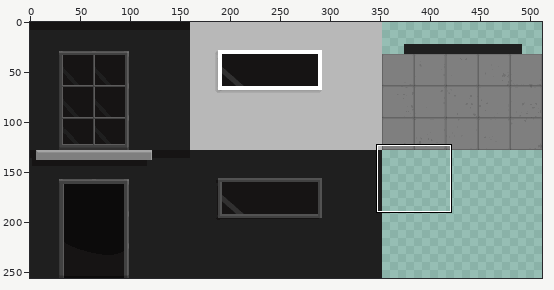
Two versions of one sprite sheet, maps/erba_outdoor_buildings.png. Above: a wide view before the commit, with the close-up outlined.
Close-up. Old version:
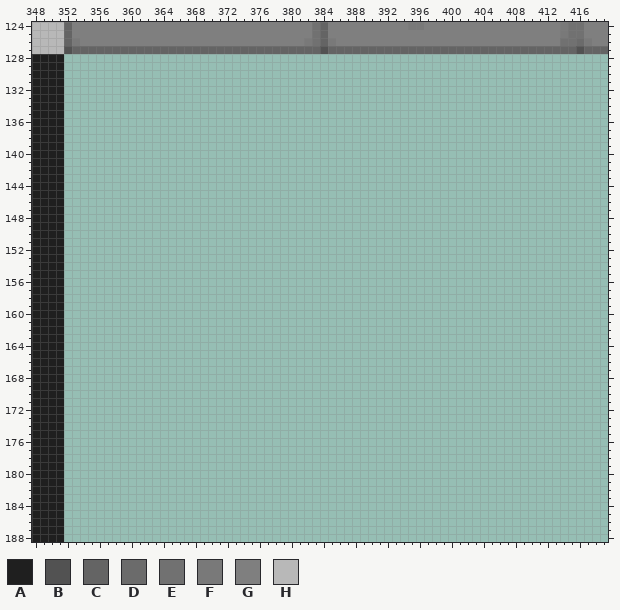
The file is 512x256 pixels. Pixels under 10% opacity are left out. Colours within 5 levels of each other are drawn and written as one. Shown: x 348..419, y 124..188.
Palette (. is transparent): A #1f1f1f  B #525252  C #646464  D #6b6b6b  E #717171  F #797979  G #7f7f7f  H #b8b8b8
Pixels before (only the part around the change), first column x 348:
124 HHHHCGGGGGGGGGGGGGGGGGGGGGGGGGGGGGGECGGGGGGGGGGFFGGGGGGGGGGGGGGGGGFEEGGG
125 HHHHCGGGGGGGGGGGGGGGGGGGGGGGGGGGGGGECGGGGGGGGGGGGGGGGGGGGGGGGGGGGGFEEGGG
126 HHHHCFGGGGGGGGGGGGGGGGGGGGGGGGGGGGFECFGGGGGGGGGGGGGGGGGGGGGGGGGGGGEEDFGG
127 HHHHBCCCCCCCCCCCCCCCCCCCCCCCCCCCCCCCBCCCCCCCCCCCCCCCCCCCCCCCCCCCCCCCBCCC
128 AAAA....................................................................
129 AAAA....................................................................
130 AAAA....................................................................
131 AAAA....................................................................
132 AAAA....................................................................
133 AAAA....................................................................
134 AAAA....................................................................
135 AAAA....................................................................
136 AAAA....................................................................
137 AAAA....................................................................
138 AAAA....................................................................
139 AAAA....................................................................
140 AAAA....................................................................
141 AAAA....................................................................
142 AAAA....................................................................
143 AAAA....................................................................
144 AAAA....................................................................
145 AAAA....................................................................
146 AAAA....................................................................
147 AAAA....................................................................
148 AAAA....................................................................
149 AAAA....................................................................
150 AAAA....................................................................
151 AAAA....................................................................
152 AAAA....................................................................
153 AAAA....................................................................
154 AAAA....................................................................
155 AAAA....................................................................
156 AAAA....................................................................
157 AAAA....................................................................
158 AAAA....................................................................
159 AAAA....................................................................
160 AAAA....................................................................
161 AAAA....................................................................
162 AAAA....................................................................
163 AAAA....................................................................
164 AAAA....................................................................
165 AAAA....................................................................
166 AAAA....................................................................
167 AAAA....................................................................
168 AAAA....................................................................
169 AAAA....................................................................
170 AAAA....................................................................
171 AAAA....................................................................
172 AAAA....................................................................
173 AAAA....................................................................
174 AAAA....................................................................
175 AAAA....................................................................
176 AAAA....................................................................
177 AAAA....................................................................
178 AAAA....................................................................
179 AAAA....................................................................
180 AAAA....................................................................
181 AAAA....................................................................
182 AAAA....................................................................
183 AAAA....................................................................
184 AAAA....................................................................
185 AAAA....................................................................
186 AAAA....................................................................
187 AAAA....................................................................
188 AAAA....................................................................
The same view after the edit:
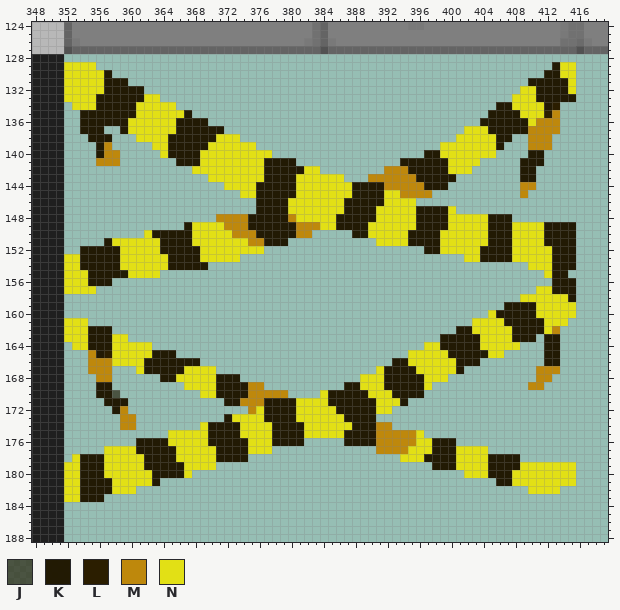
Colours new in this view: J #201700a2  K #201700fa  L #2b1e00  M #bf8709fa  N #e2e015
Change:
y 129: x 352..355 .... -> NNNN; x 413..415 ... -> KNN
y 130: x 352..357 ...... -> NNNNNK; x 412..415 .... -> KKNN
y 131: x 352..359 ........ -> NNNNNKKK; x 410..415 ...... -> KKKKKN
y 132: x 352..361 .......... -> NNNNNKKKKK; x 409..415 ....... -> NNKKKKN
y 133: x 352..363 ............ -> NNNNKKKKKKNN; x 408..415 ........ -> NNNKKKKK
y 134: x 353..365 ............. -> NNNKKKKKNNNNN; x 406..413 ........ -> KKNNNNKL
y 135: x 354..367 .............. -> KKKKKKKNNNNNNK; x 405..413 ......... -> KKKKNNNLM
y 136: x 354..369 ................ -> KKKKKKNNNNNNKKKK; x 404..413 .......... -> KKKKKKNMMM
y 137: x 354..356 ... -> KKK; x 359..371 ............. -> KNNNNNNKKKKKK; x 402..413 ............ -> NNNKKKKKMMMM
y 138: x 355..357 ... -> KKK; x 361..373 ............. -> NNNNKKKKKKNNN; x 401..407 ....... -> NNNNNKK; x 410..412 ... -> MMM
y 139: x 356..357 .. -> KM; x 363..375 ............. -> NNKKKKKNNNNNN; x 399..406 ........ -> NNNNNNNK; x 410..412 ... -> MMM
y 140: x 356..358 ... -> KMM; x 364..377 .............. -> NKKKKNNNNNNNNN; x 397..405 ......... -> KKNNNNNNN; x 410..411 .. -> KK
y 141: x 356..358 ... -> MMM; x 366..380 ............... -> KKKNNNNNNNNKKKK; x 394..403 .......... -> KKKKKKNNNN; x 409..411 ... -> KKK
y 142: x 368..383 ................ -> NNNNNNNNNKKKKKNN; x 392..402 ........... -> MMMKKKKKNNN; x 409..410 .. -> KK
y 143: x 370..386 ................. -> NNNNNNNKKKKNNNNNN; x 390..400 ........... -> MMMMMMKKKKK; x 409..410 .. -> KK
y 144: x 372..399 ............................ -> NNNNKKKKKNNNNNNNKKKKMMMMMKKK; x 409..410 .. -> MM
y 145: x 374..397 ........................ -> NNKKKKKNNNNNNNKKKKNNMMMM; x 409 . -> M
y 146: x 376..395 .................... -> KKKKNNNNNNNKKKKKNNNN
y 147: x 376..400 ......................... -> KKKKNNNNNNNKKKKNNNNNKKKKN
y 148: x 371..407 ..................................... -> MMMMKKKKKMNNNNNKKKKKNNNNNKKKKNNNNNKKK
y 149: x 367..415 ................................................. -> KNNNNMMMKKKKKKMMMNNKKKKNNNNNNKKKKNNNNNKKKNNNNKKKK
y 150: x 362..382 ..................... -> NKKKKKNNNNNMMMKKKKKMM; x 388..415 ............................ -> KKNNNNNKKKKNNNNNNKKKNNNNKKKK
y 151: x 357..379 ....................... -> KNNNNNNKKKKNNNNNNNMMKKK; x 391..415 ......................... -> NNNNKKKKNNNNNNKKKNNNNKKKK
y 152: x 354..376 ....................... -> KKKKKNNNNNKKKKKNNNNNNNN; x 397..415 ................... -> KKNNNNNKKKKNNNNNKKK
y 153: x 352..373 ...................... -> NNKKKKKNNNNNNKKKKNNNNN; x 402..415 .............. -> NNKKKKNNNNNKKK
y 154: x 352..369 .................. -> NNKKKKKNNNNNNKKKKK; x 410..415 ...... -> NNNKKK
y 155: x 352..363 ............ -> NNNKKKKKNNNN; x 412..414 ... -> NKK
y 156: x 352..357 ...... -> NNNKKK; x 413..415 ... -> KKK
y 157: x 352..355 .... -> NNNN; x 411..415 ..... -> NNKKK
y 158: x 409..415 ....... -> NNNNNNK
y 159: x 407..415 ......... -> KKKKNNNNN
y 160: x 405..415 ........... -> NKKKKKNNNNN
y 161: x 352..354 ... -> NNN; x 403..414 ............ -> NNNNKKKKKNNN
y 162: x 352..357 ...... -> NNNKKK; x 401..413 ............. -> KKNNNNNKKKKNM
y 163: x 352..359 ........ -> NNNKKKNN; x 399..410 ............ -> KKKKKNNNNKKK; x 412..413 .. -> KK
y 164: x 353..362 .......... -> NNKKKNNNNN; x 397..408 ............ -> NNKKKKKNNNNN; x 412..413 .. -> KK
y 165: x 355..365 ........... -> MKLNNNNNKKK; x 395..406 ............ -> NNNNNKKKKKNN; x 412..413 .. -> KK
y 166: x 355..368 .............. -> MMMNNNNKKKKKKK; x 393..403 ........... -> KKNNNNNNKKK; x 412..413 .. -> KK
y 167: x 355..357 ... -> MMM; x 361..370 .......... -> NKKKKKNNNN; x 391..401 ........... -> NKKKKNNNNNK; x 411..413 ... -> MMM
y 168: x 356..357 .. -> MM; x 364..373 .......... -> KKNNNNNKKK; x 389..399 ........... -> NNNKKKKKNNN; x 411..412 .. -> MM
y 169: x 356..357 .. -> KK; x 367..376 .......... -> NNNNKKKKMM; x 387..397 ........... -> KKNNNKKKKKN; x 410..411 .. -> MM
y 170: x 356..358 ... -> KKJ; x 369..379 ........... -> NNKKKKMMMMM; x 384..396 ............. -> NKKKKKNNNKKKK
y 171: x 357..359 ... -> KKK; x 372..394 ....................... -> KKMMMKKKKNNNNKKKKKKNNNK
y 172: x 358..359 .. -> KM; x 375..392 .................. -> MNKKKKNNNNNKKKKKNN
y 173: x 359..360 .. -> MM; x 372..390 ................... -> KNNNNKKKKNNNNNNKKKK
y 174: x 359..360 .. -> MM; x 369..392 ........................ -> NKKKKNNNNKKKKNNNNNNKKKMM
y 175: x 365..396 ................................ -> NNNNNKKKKNNNNKKKKNNNNNKKKKMMMMMN
y 176: x 361..381 ..................... -> KKKKNNNNNKKKKKNNNKKKK; x 387..400 .............. -> KKKKMMMMMNNKKK
y 177: x 357..377 ..................... -> NNNNKKKKKNNNNNKKKKNNN; x 391..404 .............. -> MMMMNNNKKKNNNN
y 178: x 353..374 ...................... -> NKKKNNNNNKKKKNNNNNKKKK; x 394..408 ............... -> NNNKKKKNNNNKKKK
y 179: x 352..370 ................... -> NNKKKNNNNNKKKKKNNNN; x 398..415 .................. -> KKKNNNNKKKKNNNNNNN
y 180: x 352..367 ................ -> NNKKKNNNNNNKKKKN; x 402..415 .............. -> NNNKKKNNNNNNNN
y 181: x 352..363 ............ -> NNKKKKNNNNNK; x 406..415 .......... -> KKNNNNNNNN
y 182: x 352..360 ......... -> NNKKKKNNN; x 410..413 .... -> NNNN
y 183: x 352..356 ..... -> NNKKK
Changed places in both close-ups, as pixel boxes (x1, y1, x2, y2):
added: (64, 62, 576, 502)
